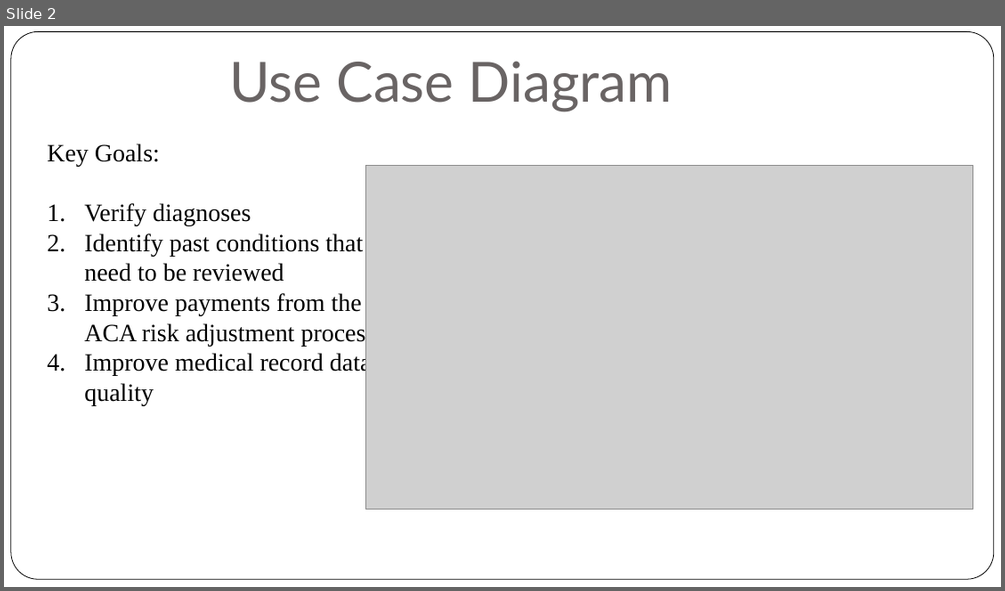
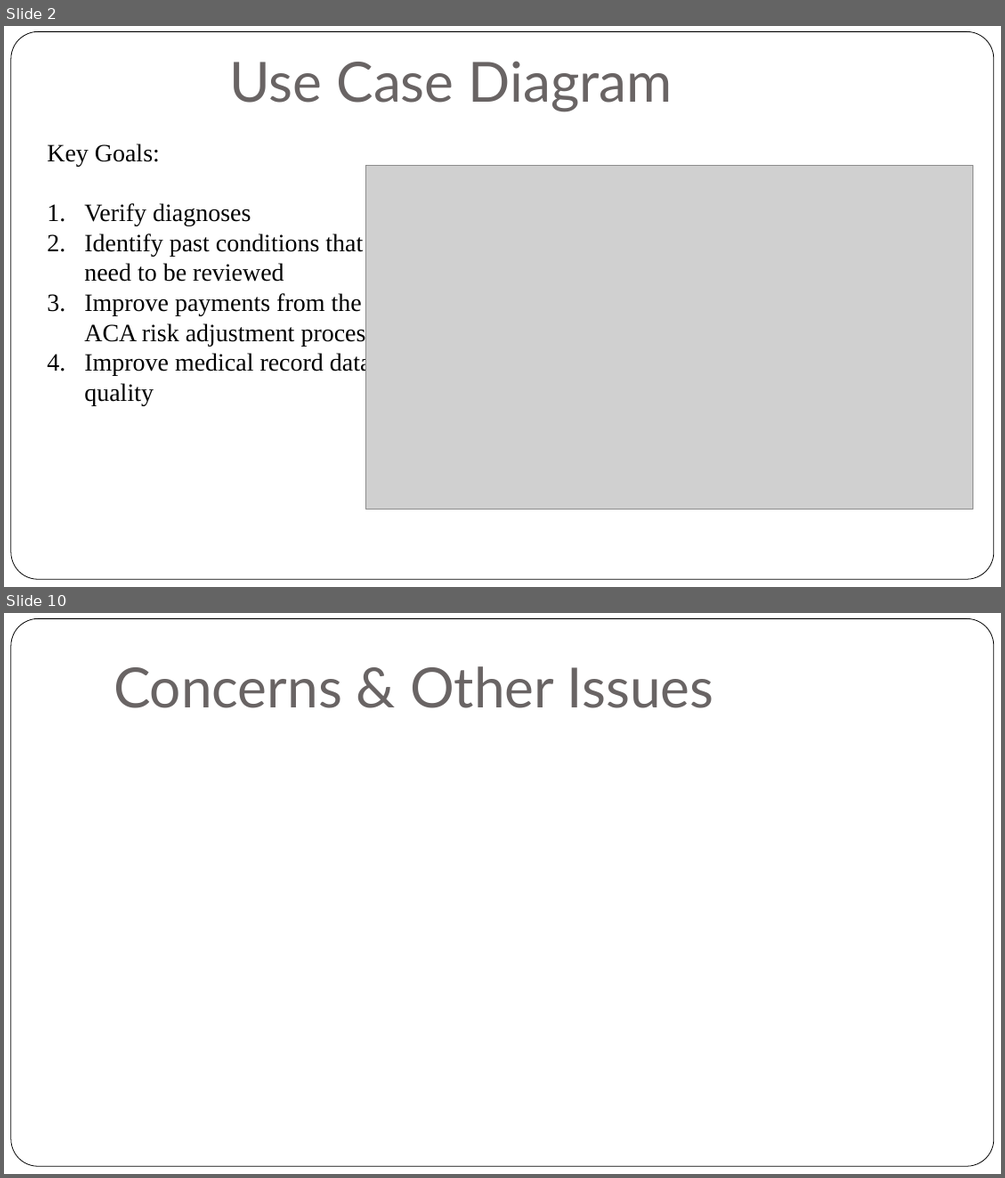
Before and after one commit to AnjaGuillory/FHIRED_Up, a slide deck: Team Deliverable 2/Technical Presentation - FHIRed Up.pptx. Shown one above the other, each under a label of ours: slide 2 before the commit, slides 2 and 10 after it; the slides between them are not shown. The pictures are 1005x591 and 1005x1178 pixels, drawn with LibreOffice and Linux fonts; fonts in the diff are those of the drawing; grey boxes stand for pictures. Boxes give left, top, right and bottom in pixels: in the first picture for what was removed or moved away, otherwise in the second. Text is boxed around its words. In the diff, an @@ line names an element or a change of style, - is before the commit and + after.

```diff
--- a/Team Deliverable 2/Technical Presentation - FHIRed Up.pptx
+++ b/Team Deliverable 2/Technical Presentation - FHIRed Up.pptx
@@ slide 10 added at bbox=[4, 613, 1001, 1174], background #FFFFFF; not listed: 1 template element that a slide beside it also shows @@
@@ title added at bbox=[113, 666, 714, 708], 40 pt, text #696464 @@
+Concerns & Other Issues
```
Also in this commit, not shown: 1 slide changed, 7 other slides added, 4 slides removed.
